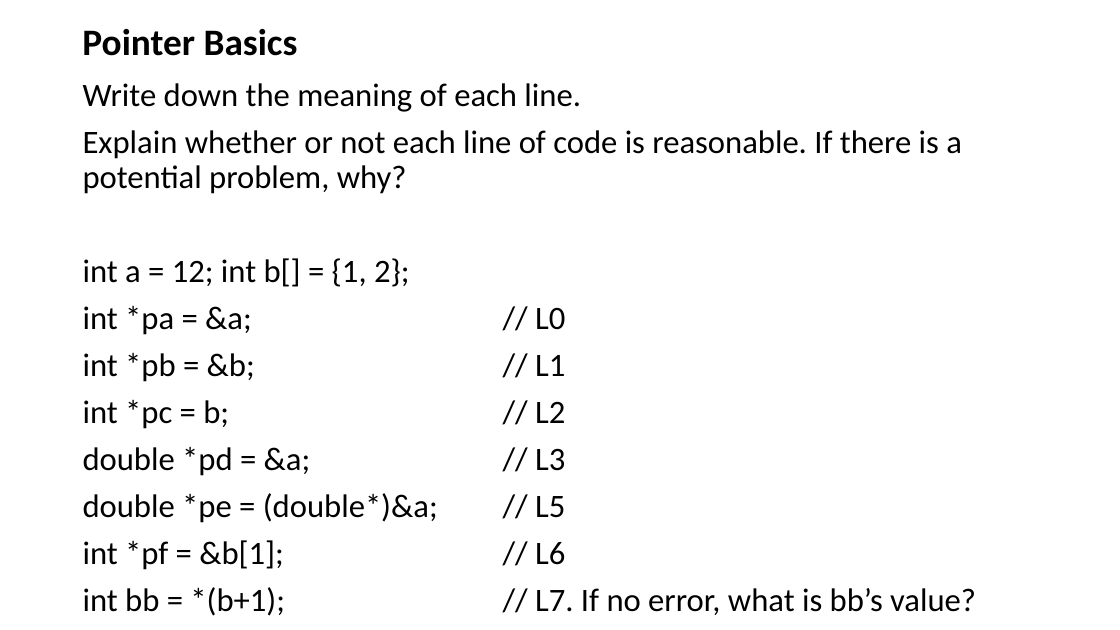
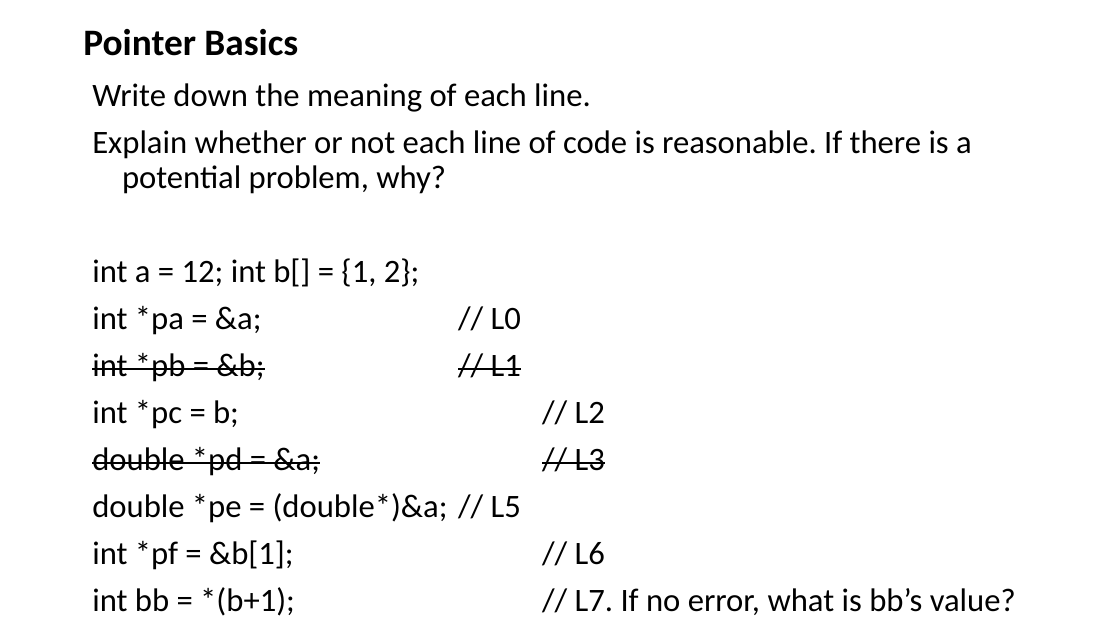
Before and after one commit to cies96035/OOP, a slide deck: slide 3 of 99_OOP_Exercises_2020Spring/99_01_Exercises_Pointers_1.5hours.pptx. Drawn at 1120x630 pixels with LibreOffice and Linux fonts; fonts in the diff are those of the drawing. Boxes give left, top, right and bottom in pixels: in the first picture for what was removed or moved away, otherwise in the second. Text is boxed around its words. In the diff, an @@ line names an element or a change of style, - is before the commit and + after.

```diff
--- a/99_OOP_Exercises_2020Spring/99_01_Exercises_Pointers_1.5hours.pptx
+++ b/99_OOP_Exercises_2020Spring/99_01_Exercises_Pointers_1.5hours.pptx
@@ text "Write down the meaning of ..." at <box>92,83,1016,616</box>: strikethrough on in "int *pb = &b; // L1", "double *pd = &a; // L3"; indent changed @@
```
Also in this commit, not shown: 13 other slides changed, 1 other file.
